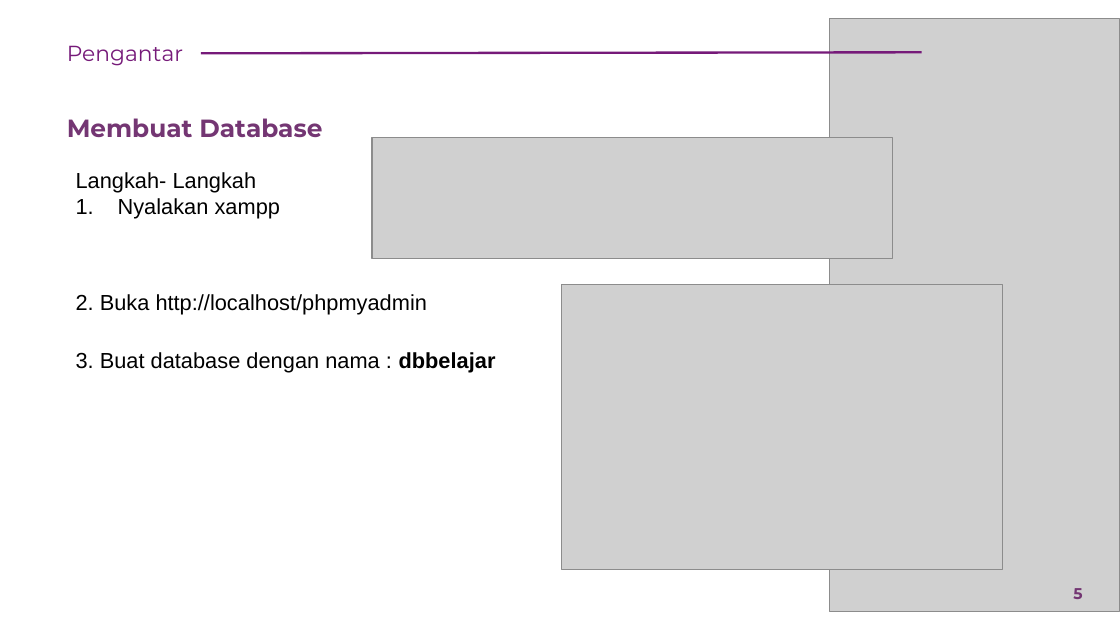
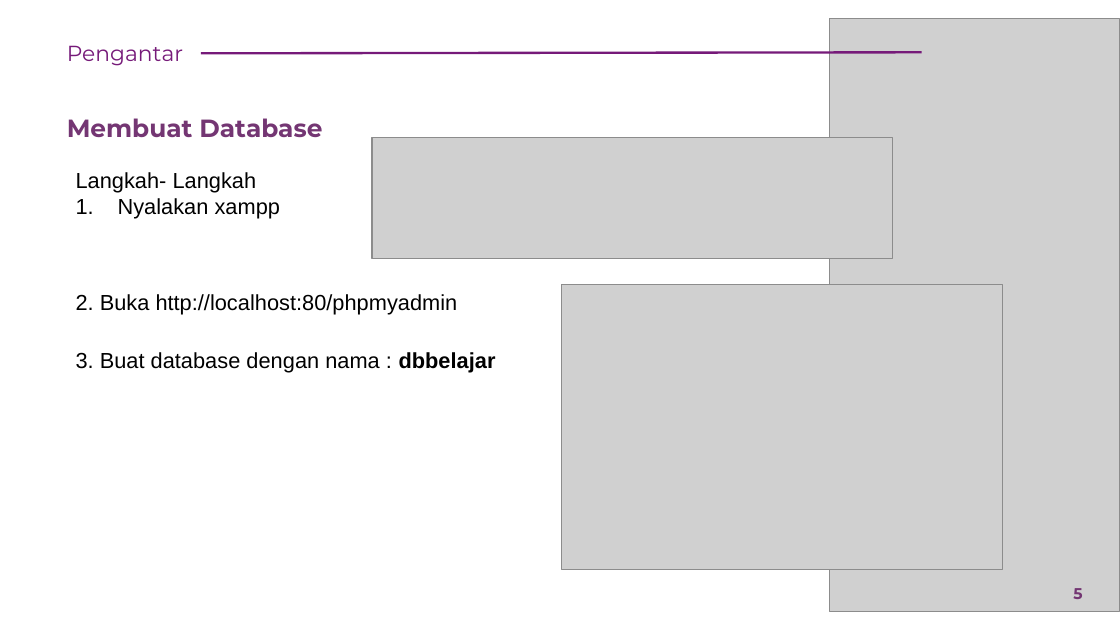
Before and after one commit to rikialdi/pemprograman-web-2022, a slide deck: slide 5 of Materi/Pertemuan - 10 Study Case - List Data.pptx. Drawn at 1120x630 pixels with LibreOffice and Linux fonts; fonts in the diff are those of the drawing; grey boxes stand for pictures. Boxes give left, top, right and bottom in pixels: in the first picture for what was removed or moved away, otherwise in the second. Text is boxed around its words. In the diff, an @@ line names an element or a change of style, - is before the commit and + after.

```diff
--- a/Materi/Pertemuan - 10 Study Case - List Data.pptx
+++ b/Materi/Pertemuan - 10 Study Case - List Data.pptx
@@ text at bbox=[76, 294, 458, 315]: text changed @@
-2. Buka http://localhost/phpmyadmin
+2. Buka http://localhost:80/phpmyadmin
```
Also in this commit, not shown: 1 other slide changed, 7 other files.
